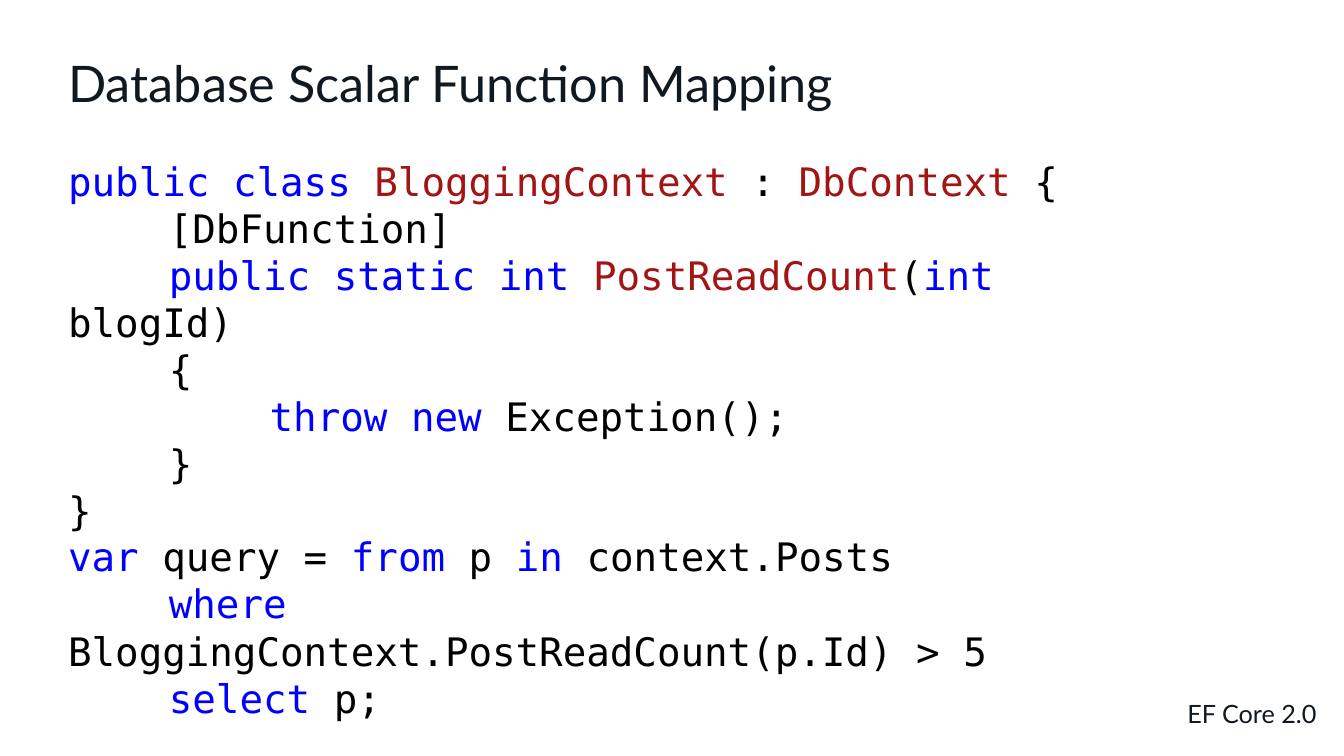
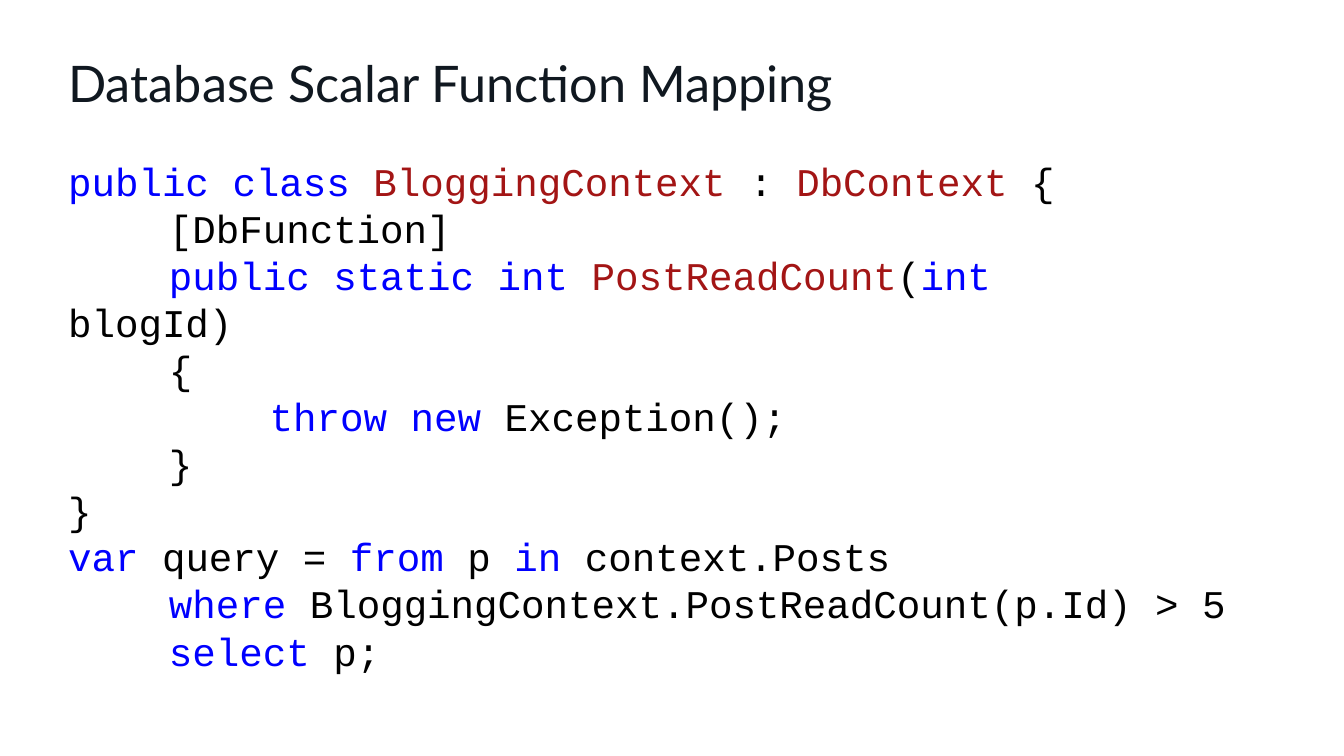
Before and after one commit to cwoodruff/EFCore3Demos, a slide deck: slide 27 of What’s new in Entity Framework Core 3.1.pptx (slide 28 before the commit). Drawn at 1344x756 pixels with LibreOffice and Linux fonts; fonts in the diff are those of the drawing. Boxes give left, top, right and bottom in pixels: in the first picture for what was removed or moved away, otherwise in the second. Text is boxed around its words. In the diff, an @@ line names an element or a change of style, - is before the commit and + after.

```diff
--- a/What’s new in Entity Framework Core 3.1.pptx
+++ b/What’s new in Entity Framework Core 3.1.pptx
@@ text "public class BloggingContext : DbContext ..." at (68,168,1007,439): font DejaVu Sans Mono to Courier New @@
@@ text "var query = from p ..." at (68,543,1226,674): font DejaVu Sans Mono to Courier New @@
@@ text removed at (1187,704,1316,724) @@
-EF Core 2.0
```
Also in this commit, not shown: 10 other slides changed, 8 slides added, 5 slides removed.
